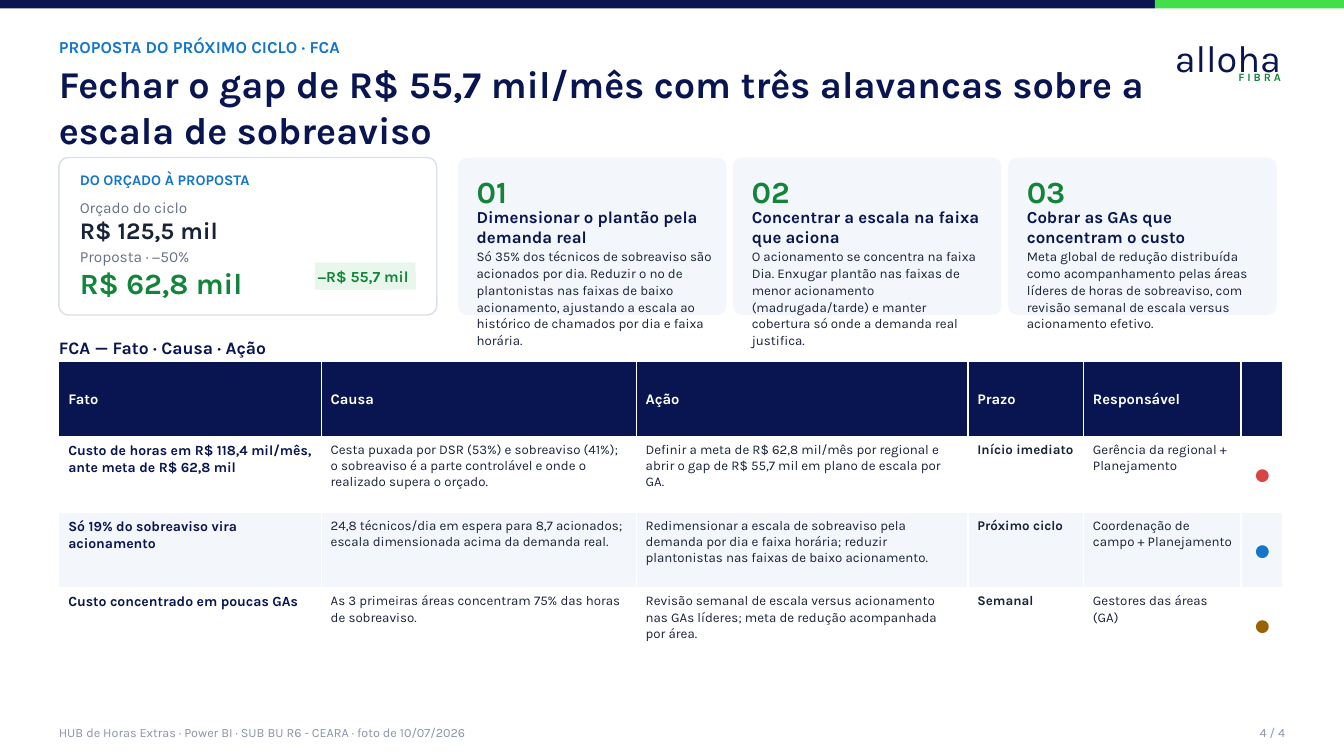
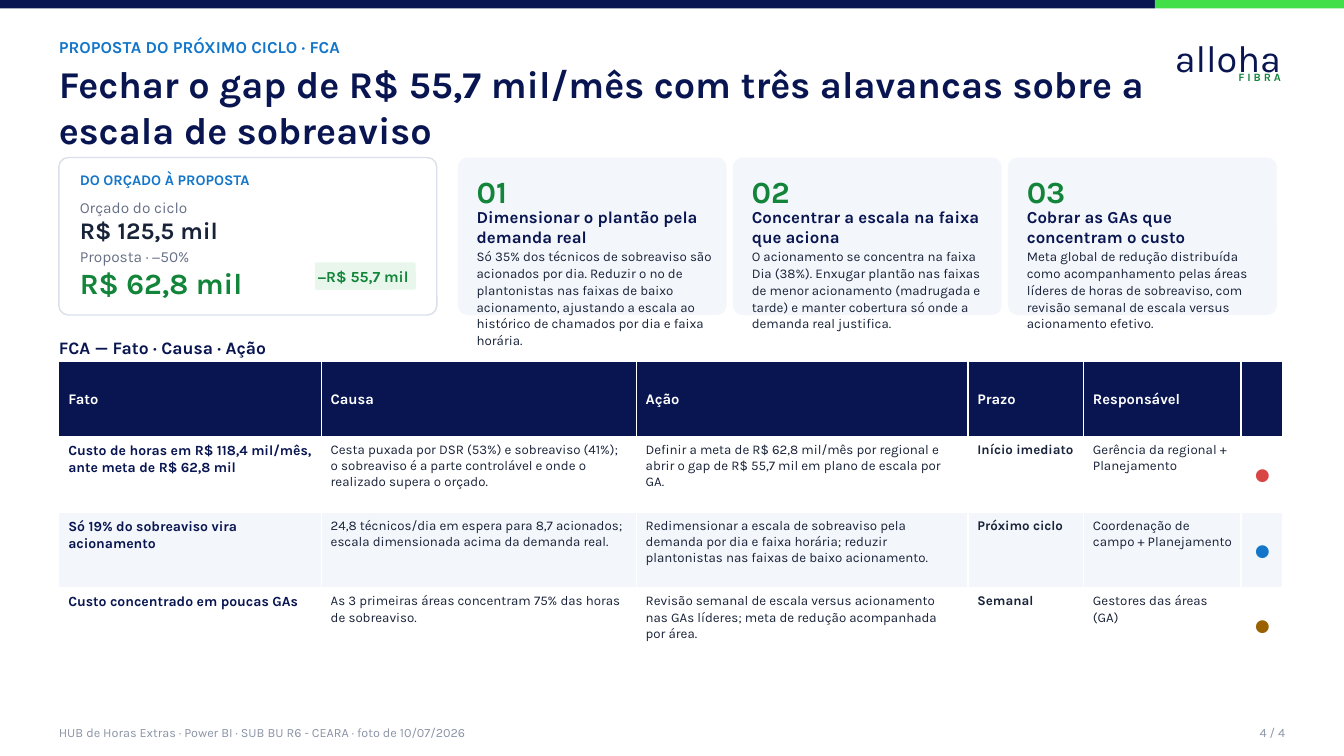
Before and after one commit to durthvader/megabrain, a slide deck: slide 4 of outputs/horas/Horas_Ceara_Executivo.pptx. Drawn at 1344x756 pixels with LibreOffice and Linux fonts; fonts in the diff are those of the drawing. Boxes give left, top, right and bottom in pixels: in the first picture for what was removed or moved away, otherwise in the second. Text is boxed around its words. In the diff, an @@ line names an element or a change of style, - is before the commit and + after.

```diff
--- a/outputs/horas/Horas_Ceara_Executivo.pptx
+++ b/outputs/horas/Horas_Ceara_Executivo.pptx
@@ text at (x1=752, y1=252, x2=980, y2=332): text changed @@
-O acionamento se concentra na faixa Dia. Enxugar plantão nas faixas de menor acionamento (madrugada/tarde) e manter cobertura só onde a demanda real justifica.
+O acionamento se concentra na faixa Dia (38%). Enxugar plantão nas faixas de menor acionamento (madrugada e tarde) e manter cobertura só onde a demanda real justifica.
```
Also in this commit, not shown: 1 other slide changed, 4 other files.
